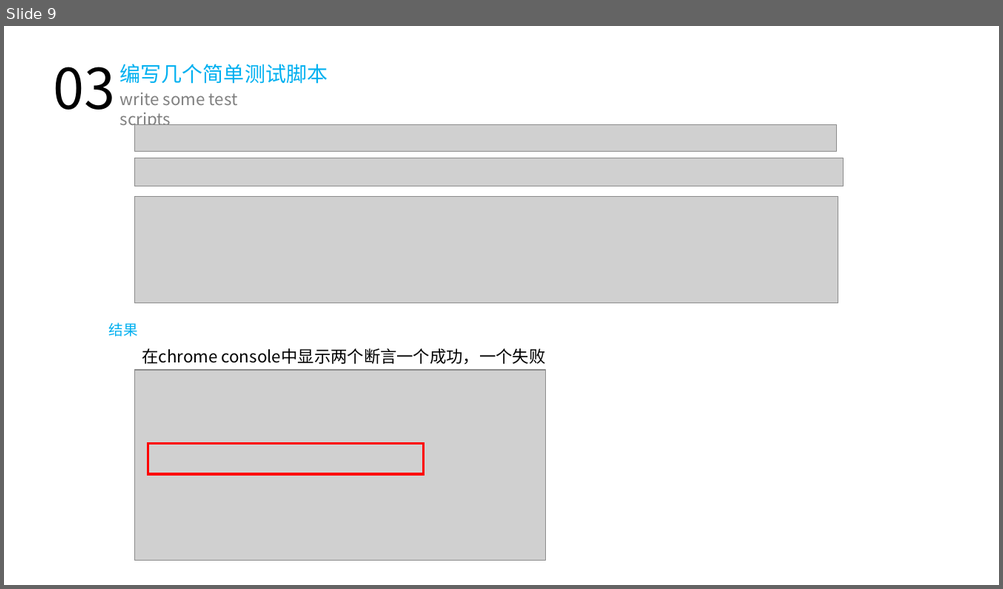
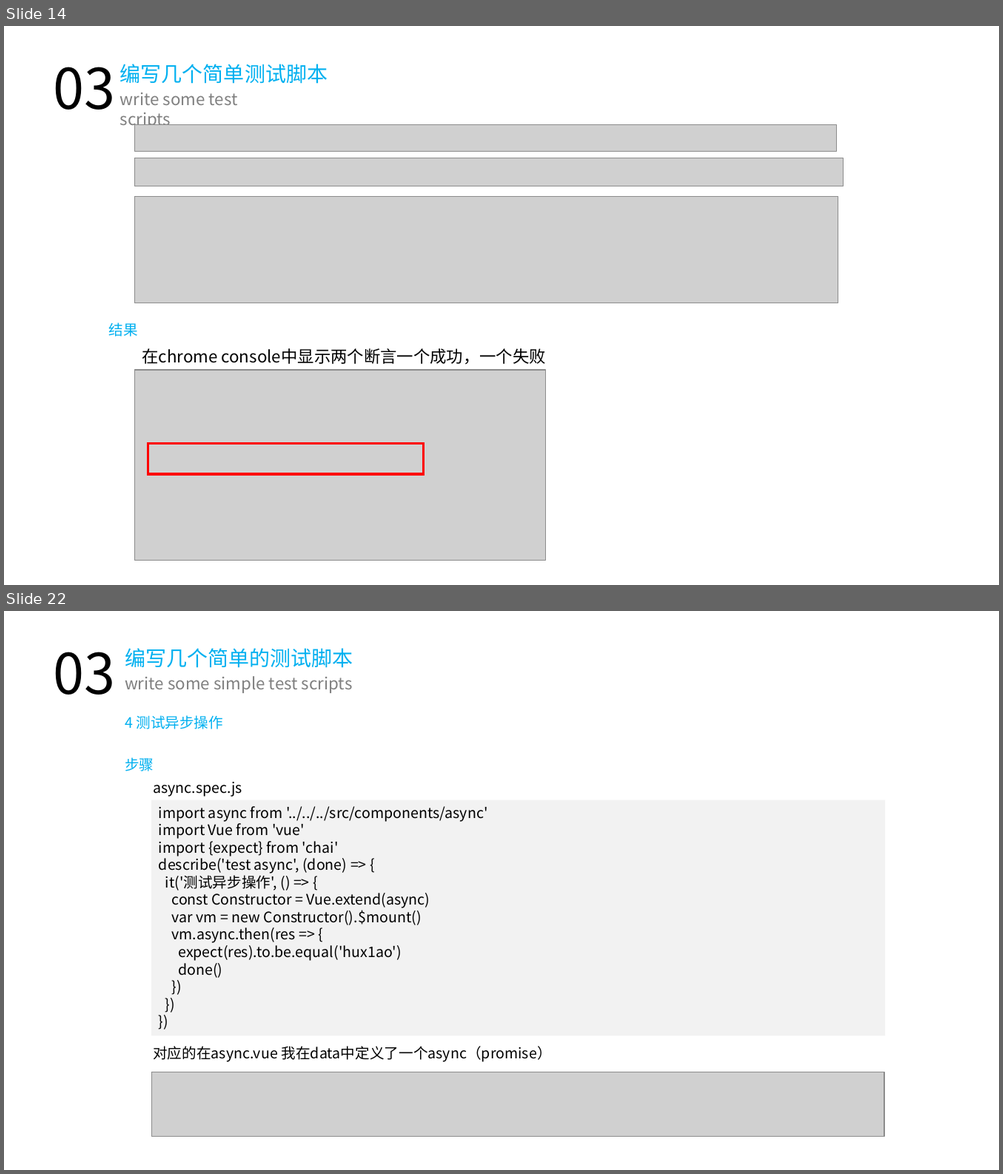
Before and after one commit to hux1ao/vue-unit-test, a slide deck: 单元测试.pptx. Shown one above the other, each under a label of ours: slide 9 before the commit, slides 14 and 22 after it; the slides between them are not shown. The pictures are 1003x589 and 1003x1174 pixels, drawn with LibreOffice and Linux fonts; fonts in the diff are those of the drawing; grey boxes stand for pictures. Boxes give left, top, right and bottom in pixels: in the first picture for what was removed or moved away, otherwise in the second. Text is boxed around its words. In the diff, an @@ line names an element or a change of style, - is before the commit and + after.

```diff
--- a/单元测试.pptx
+++ b/单元测试.pptx
@@ slide 22 added at [4, 611, 999, 1170], background #FFFFFF @@
@@ text added at [53, 652, 115, 695], 54 pt, text #000000 @@
+03
@@ text added at [125, 648, 353, 668], 20 pt, text #00B0F0 @@
+编写几个简单的测试脚本
@@ text added at [125, 676, 353, 693], 16 pt, text #808080 @@
+write some simple test scripts
@@ text added at [125, 715, 223, 729], 14 pt, text #00B0F0 @@
+4 测试异步操作
@@ text added at [125, 758, 153, 772], 14 pt, text #00B0F0 @@
+步骤
@@ text added at [153, 782, 242, 797], 14 pt, text #000000 @@
+async.spec.js
@@ rectangle added at [151, 800, 885, 1037], fill #E7E6E6 at 50% opacity, 14 pt, text #000000 @@
+import async from '../../../src/components/async'
+import Vue from 'vue'
+import {expect} from 'chai'
+describe('test async', (done) => {
+it('测试异步操作', () => {
+const Constructor = Vue.extend(async)
+var vm = new Constructor().$mount()
+vm.async.then(res => {
+expect(res).to.be.equal('hux1ao')
+done()
+})
+})
+})
@@ text added at [153, 1046, 552, 1062], 14 pt, text #000000 @@
+对应的在async.vue 我在data中定义了一个async（promise）
@@ picture added at [151, 1072, 884, 1136] @@
@@ what was slide 9 is now slide 14 @@
```
Also in this commit, not shown: 16 slides changed, 12 other slides added, 1 slide removed, 10 other files.
